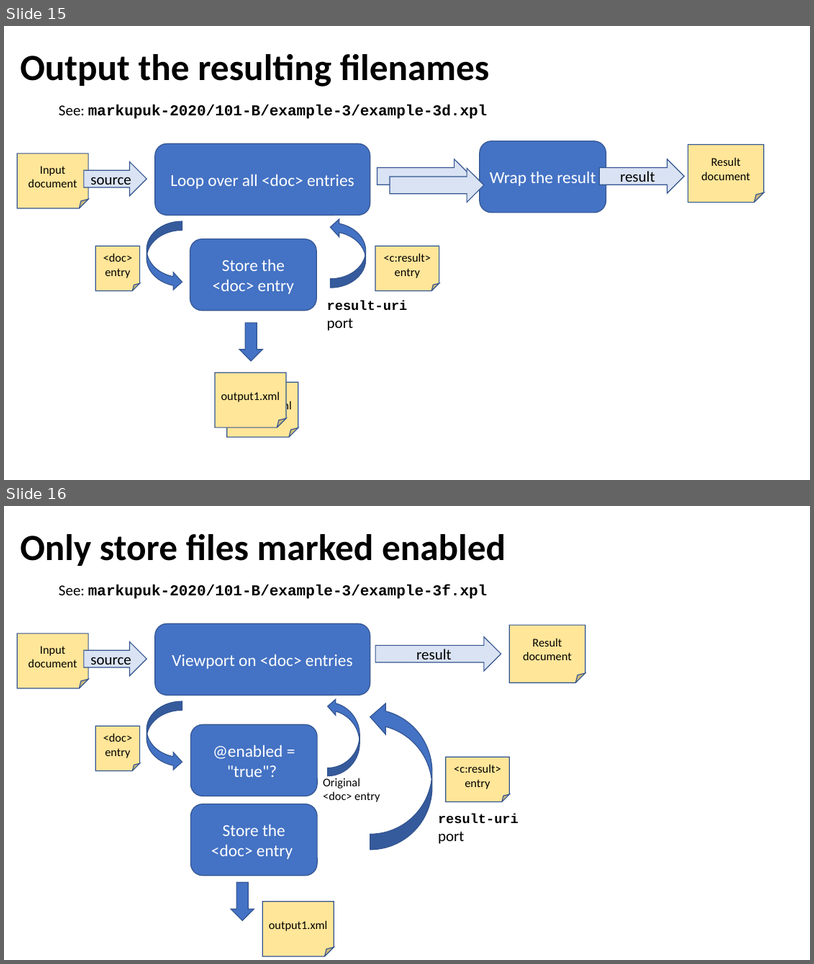
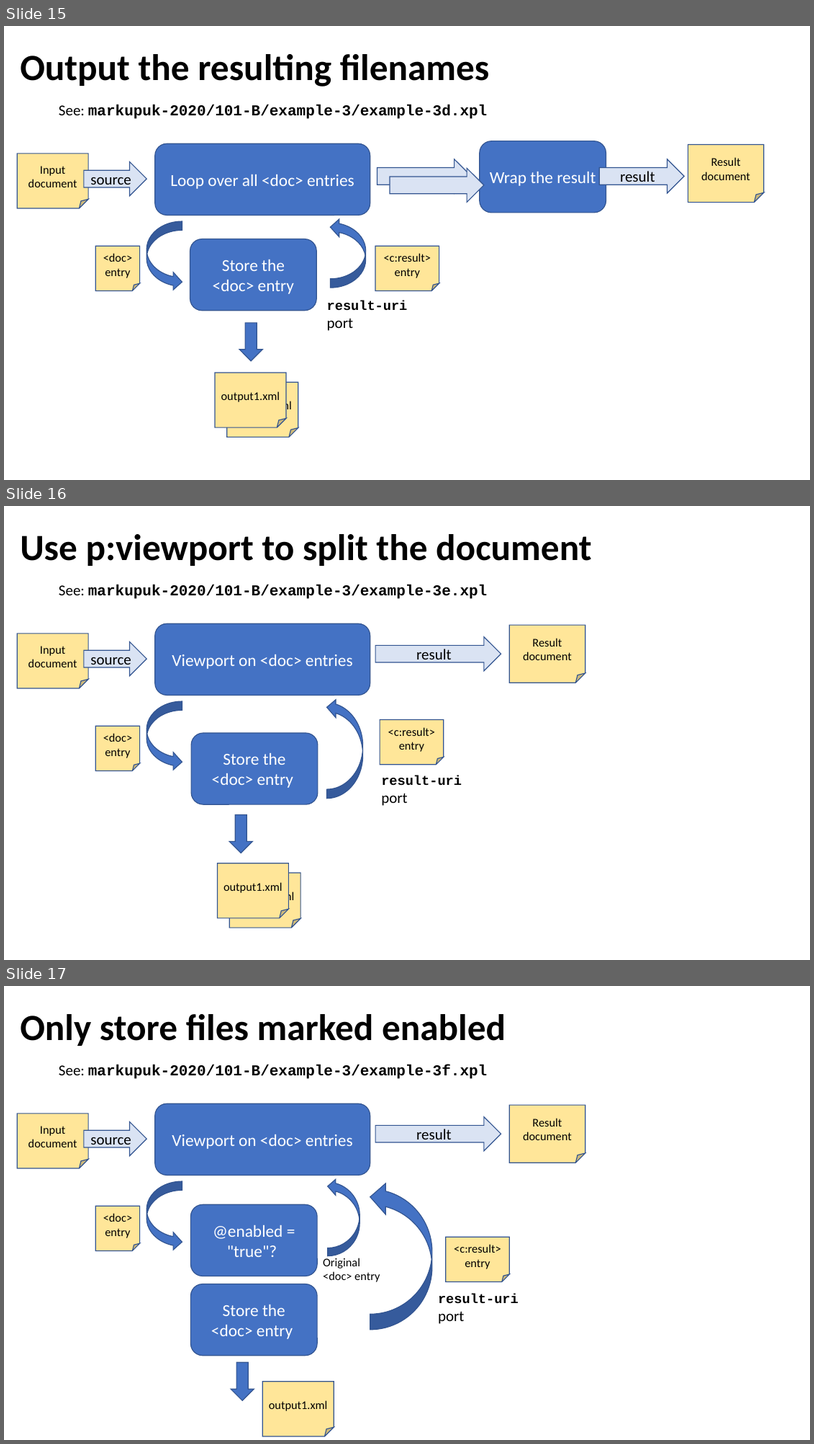
Before and after one commit to xatapult/markupuk-2020, a slide deck: 101-B/presentation/markupuk-2020-101-B.pptx. Shown one above the other, each under a label of ours: slides 15 and 16 before the commit, slides 15, 16 and 17 after it. The pictures are 814x964 and 814x1444 pixels, drawn with LibreOffice and Linux fonts; fonts in the diff are those of the drawing; background and template pictures are left out. Boxes give left, top, right and bottom in pixels: in the first picture for what was removed or moved away, otherwise in the second. Text is boxed around its words. In the diff, an @@ line names an element or a change of style, - is before the commit and + after.

```diff
--- a/101-B/presentation/markupuk-2020-101-B.pptx
+++ b/101-B/presentation/markupuk-2020-101-B.pptx
@@ slide 16 added at <box>4,506,810,960</box>, background #FFFFFF @@
@@ title added at <box>20,534,592,566</box>, 44 pt, text #000000, bold @@
+Use p:viewport to split the document
@@ text added at <box>59,584,487,599</box>, 18 pt, text #000000, bold @@
+See: markupuk-2020/101-B/example-3/example-3e.xpl
@@ folded corner added at <box>17,633,89,689</box>, fill #FFE699, outline #325491 1 pt, 14 pt, text #000000 @@
+Input document
@@ rounded rectangle added at <box>155,623,370,695</box>, fill #4472C4, outline #325491 1 pt, 20 pt, text #FFFFFF @@
+Viewport on <doc> entries
@@ folded corner added at <box>509,626,585,682</box>, fill #FFE699, outline #325491 1 pt, 14 pt, text #000000 @@
+Result document
@@ right arrow added at <box>84,641,147,675</box>, fill #DAE3F3, outline #325491 1 pt, 18 pt, text #000000 @@
+source
@@ right arrow added at <box>376,636,502,671</box>, fill #DAE3F3, outline #325491 1 pt, 18 pt, text #000000 @@
+result
@@ curved right arrow added at <box>327,698,363,798</box>, fill #4472C4, outline #325491 1 pt @@
@@ curved right arrow added at <box>147,701,183,771</box>, fill #4472C4, outline #325491 1 pt @@
@@ folded corner added at <box>381,720,444,764</box>, fill #FFE699, outline #325491 1 pt, 14 pt, text #000000 @@
+<c:result>entry
@@ folded corner added at <box>96,726,140,770</box>, fill #FFE699, outline #325491 1 pt, 14 pt, text #000000 @@
+<doc> entry
@@ rounded rectangle added at <box>191,733,318,804</box>, fill #4472C4, outline #325491 1 pt, 20 pt, text #FFFFFF @@
+Store the <doc> entry
@@ text added at <box>381,775,462,806</box>, 16 pt, text #000000, bold @@
+result-uri
+port
@@ down arrow added at <box>229,815,252,852</box>, fill #4472C4, outline #325491 1 pt @@
@@ folded corner added at <box>218,863,289,918</box>, fill #FFE699, outline #325491 1 pt, 14 pt, text #000000 @@
+output1.xml
@@ folded corner added at <box>229,872,301,928</box>, fill #FFE699, outline #325491 1 pt, 14 pt, text #000000 @@
+output2.xml
@@ what was slide 16 is now slide 17 @@
```
Also in this commit, not shown: 2 slides changed, 3 other files.
